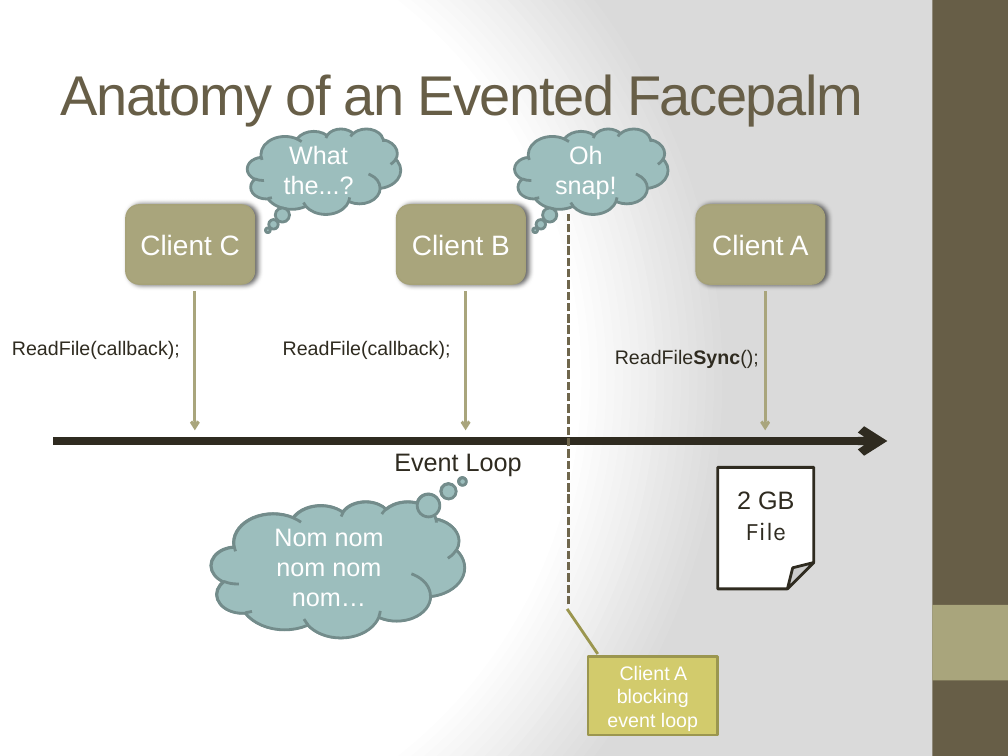
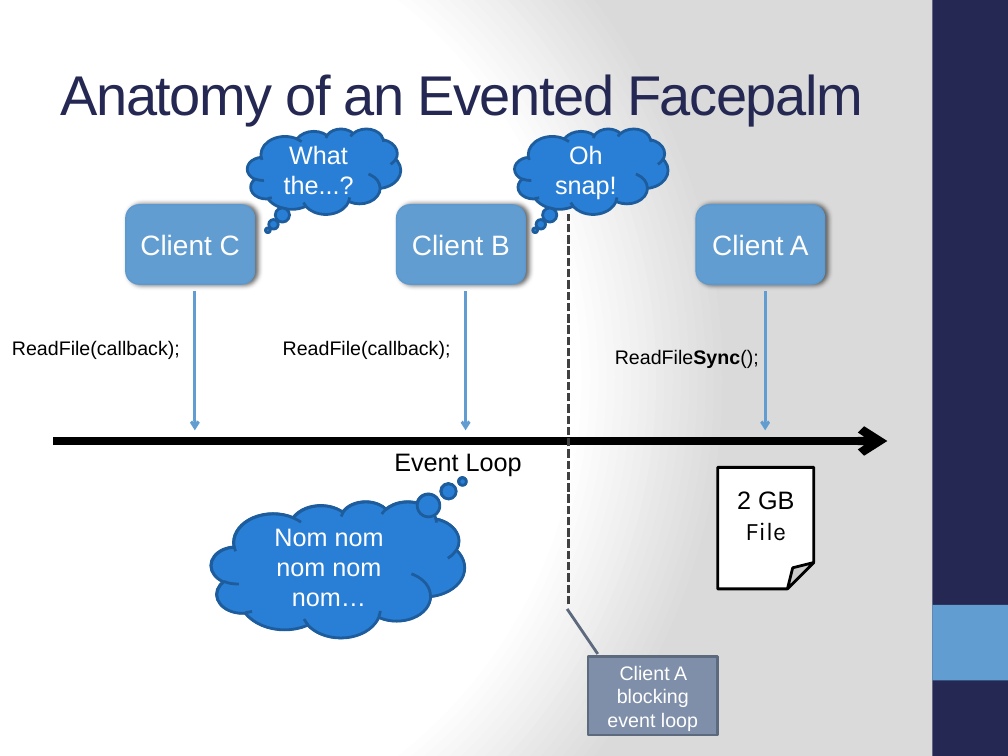
Before and after one commit to ifandelse/DevLink-2011---Getting-Started-With-Nodejs, a slide deck: slide 13 of PowerPoint/GettingStartedWithNodejs.pptx (slide 10 before the commit). Drawn at 1008x756 pixels with LibreOffice and Linux fonts; fonts in the diff are those of the drawing. Boxes give left, top, right and bottom in pixels: in the first picture for what was removed or moved away, otherwise in the second. Text is boxed around its words. In the diff, an @@ line names an element or a change of style, - is before the commit and + after.

```diff
--- a/PowerPoint/GettingStartedWithNodejs.pptx
+++ b/PowerPoint/GettingStartedWithNodejs.pptx
@@ rectangle at [932, 0, 1008, 756]: fill #675E47 to #242852 @@
@@ title "Anatomy of an Evented Facepalm" at [60, 74, 863, 125]: text colour #675E47 to #242852 @@
@@ fill #A9A57C to #629DD1; outline #A6A278 1 pt to #5D9ACF 1 pt in 3 elements at [697, 205, 826, 284], [396, 205, 525, 284], [126, 205, 255, 284] @@
@@ line (569, 604) - (569, 214): stroke #6F664C 2 pt dashed to #404040 2 pt dashed @@
@@ arrow (195, 291) - (195, 430): stroke #A9A57C 2 pt to #629DD1 2 pt @@
@@ arrow (466, 291) - (466, 430): stroke #A9A57C 2 pt to #629DD1 2 pt @@
@@ arrow (765, 291) - (765, 430): stroke #A9A57C 2 pt to #629DD1 2 pt @@
@@ text colour #2F2B20 to #000000 in 4 elements at [394, 453, 522, 476], [615, 349, 759, 368], [283, 340, 451, 359], [12, 340, 180, 359] @@
@@ arrow (53, 442) - (887, 442): stroke #2F2B20 6 pt to #000000 6 pt @@
@@ folded corner "2 GB" at [718, 468, 813, 590]: text colour #2F2B20 to #000000; outline #2F2B20 2 pt to #000000 2 pt @@
@@ fill #9CBEBD to #297FD5; outline #738D8C 2 pt to #1E5E9E 2 pt in 4 elements at [211, 501, 464, 637], [515, 129, 668, 215], [247, 129, 400, 215], [212, 502, 465, 638] @@
@@ rectangle at [932, 605, 1008, 680]: fill #A9A57C to #629DD1 @@
@@ border callout "Client A blocking event loop" at [588, 657, 718, 736]: fill #D2CB6C to #7F8FA9; outline #9B9650 2 pt to #5E6A7D 2 pt @@
```
Also in this commit, not shown: 14 other slides changed, 11 slides added, 5 other files.
